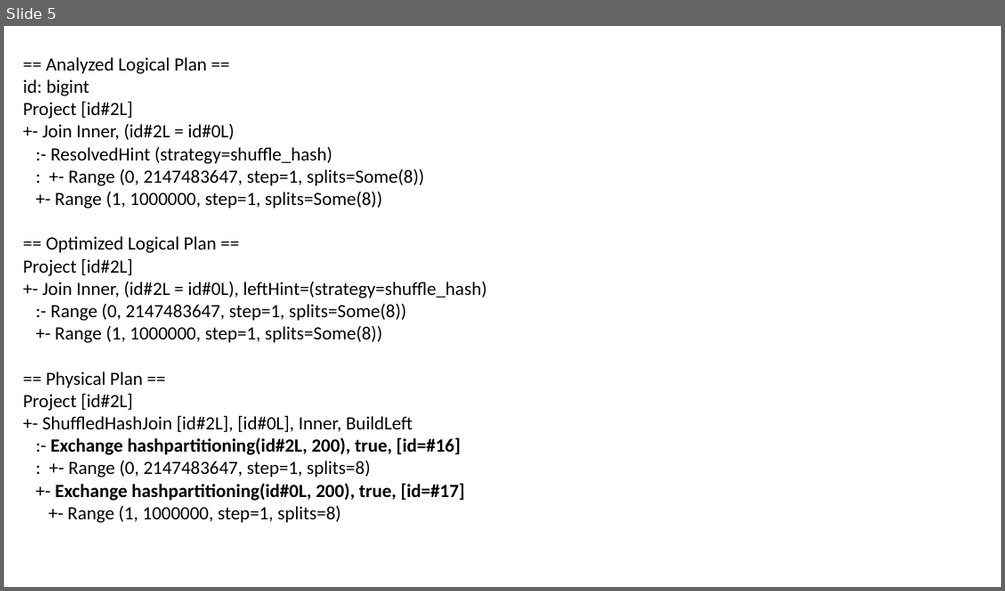
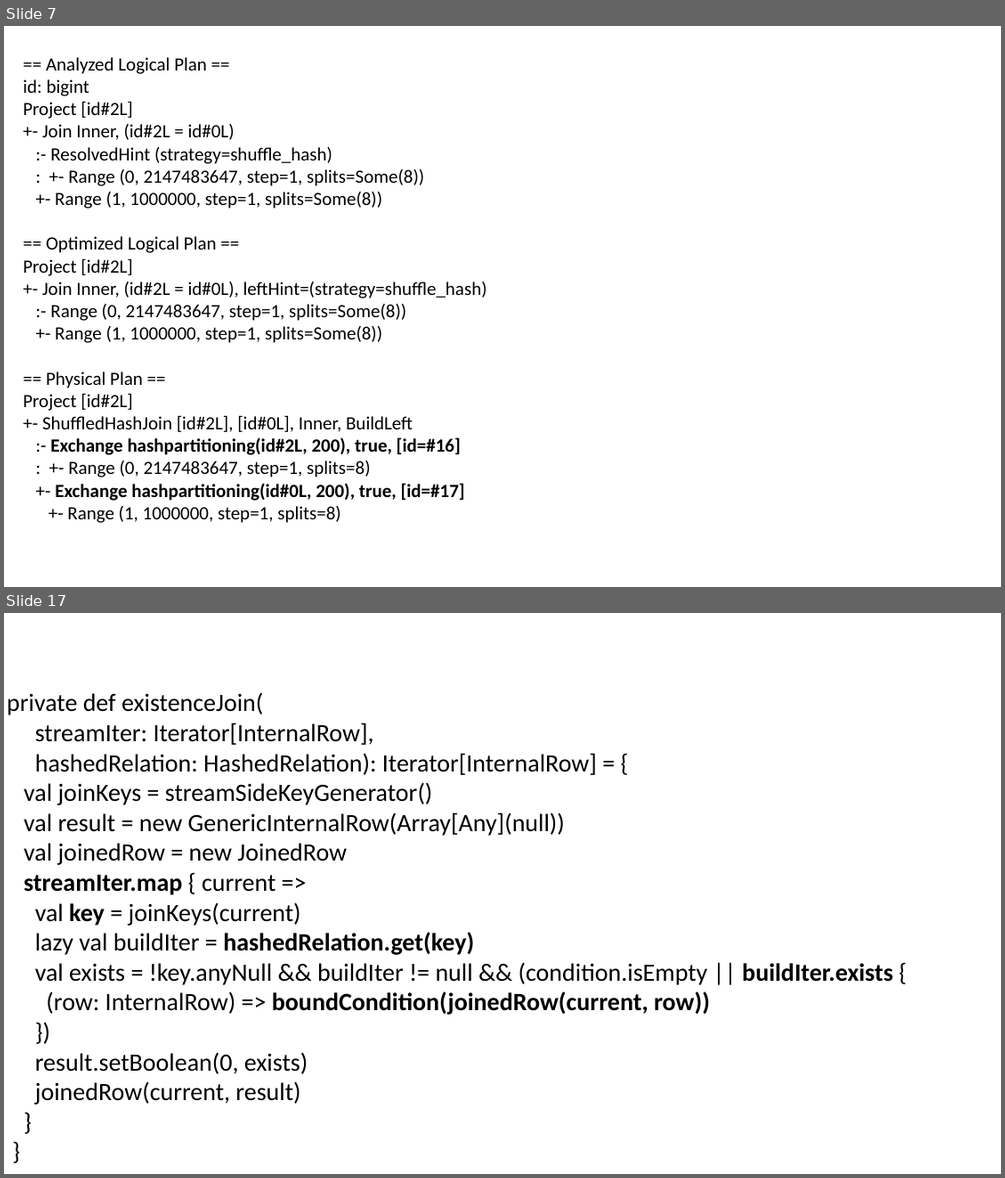
Before and after one commit to nkudinov/apache_spark_pptx, a slide deck: Spark_join4.pptx. Shown one above the other, each under a label of ours: slide 5 before the commit, slides 7 and 17 after it; the slides between them are not shown. The pictures are 1005x591 and 1005x1178 pixels, drawn with LibreOffice and Linux fonts; fonts in the diff are those of the drawing. Boxes give left, top, right and bottom in pixels: in the first picture for what was removed or moved away, otherwise in the second. Text is boxed around its words. In the diff, an @@ line names an element or a change of style, - is before the commit and + after.

Commit message:
change join4

```diff
--- a/Spark_join4.pptx
+++ b/Spark_join4.pptx
@@ slide 17 added at (4, 613, 1001, 1174), background #FFFFFF @@
@@ text added at (7, 692, 893, 1104), 24 pt, text #000000 @@
+private def existenceJoin(
+streamIter: Iterator[InternalRow],
+hashedRelation: HashedRelation): Iterator[InternalRow] = {
+val joinKeys = streamSideKeyGenerator()
+val result = new GenericInternalRow(Array[Any](null))
+val joinedRow = new JoinedRow
+streamIter.map { current =>
+val key = joinKeys(current)
+lazy val buildIter = hashedRelation.get(key)
+val exists = !key.anyNull && buildIter != null && (condition.isEmpty || buildIter.exists {
+(row: InternalRow) => boundCondition(joinedRow(current, row))
+})
+result.setBoolean(0, exists)
+joinedRow(current, result)
+}
+}
@@ what was slide 5 is now slide 7 @@
```
Also in this commit, not shown: 3 slides changed, 11 other slides added.
